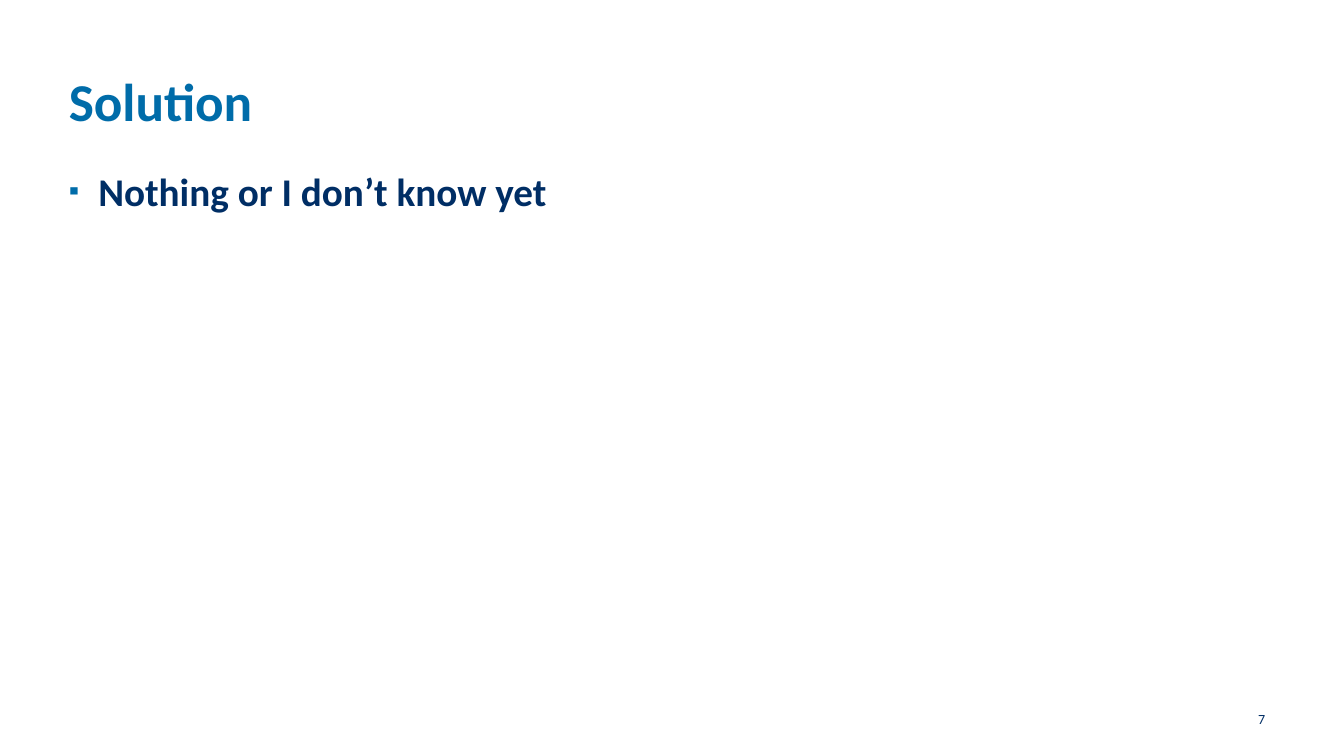
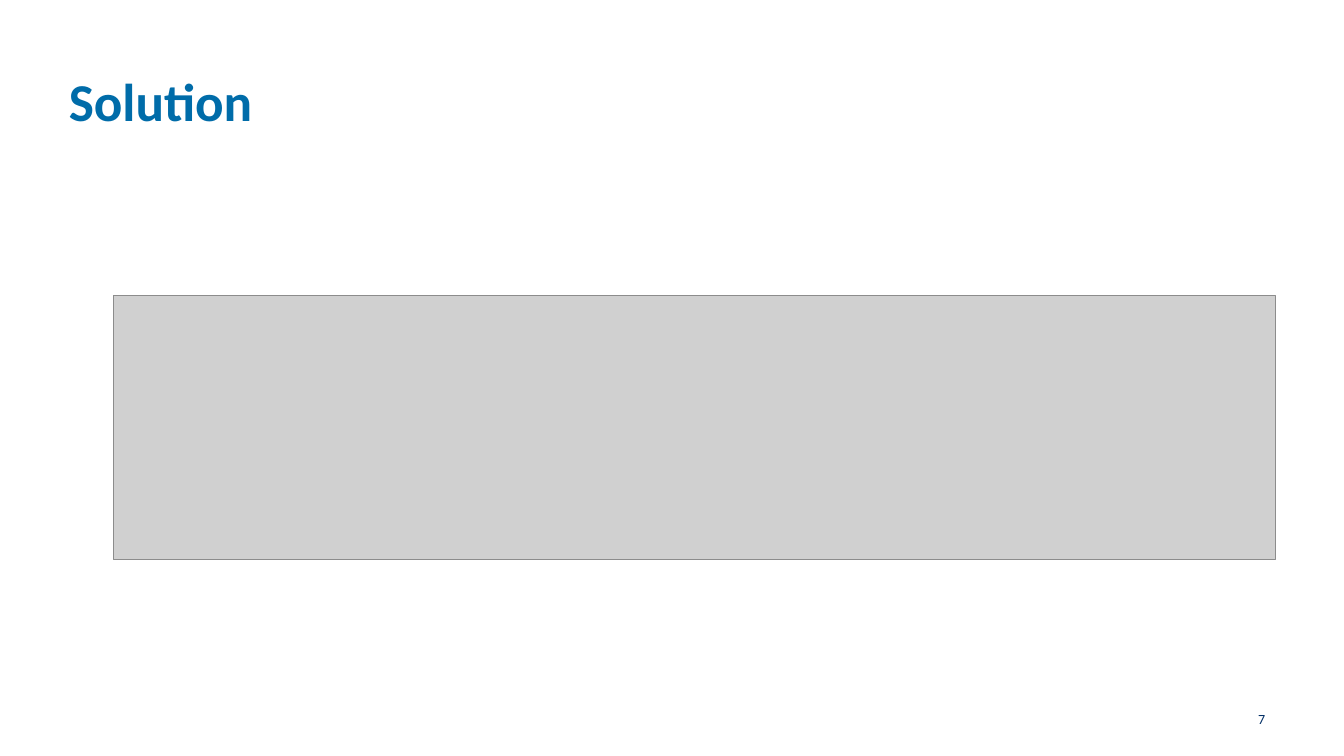
Before and after one commit to JasonLiu1229/master-thesis, a slide deck: slide 7 of docs/presentations/LORE #2.pptx. Drawn at 1344x756 pixels with LibreOffice and Linux fonts; fonts in the diff are those of the drawing; grey boxes stand for pictures; background and template pictures are left out. Boxes give left, top, right and bottom in pixels: in the first picture for what was removed or moved away, otherwise in the second. Text is boxed around its words. In the diff, an @@ line names an element or a change of style, - is before the commit and + after.

```diff
--- a/docs/presentations/LORE #2.pptx
+++ b/docs/presentations/LORE #2.pptx
@@ text removed at (98,177,546,213) @@
-▪ Nothing or I don’t know yet
@@ picture added at (113,295,1275,560) @@
```
Also in this commit, not shown: 3 other files.
